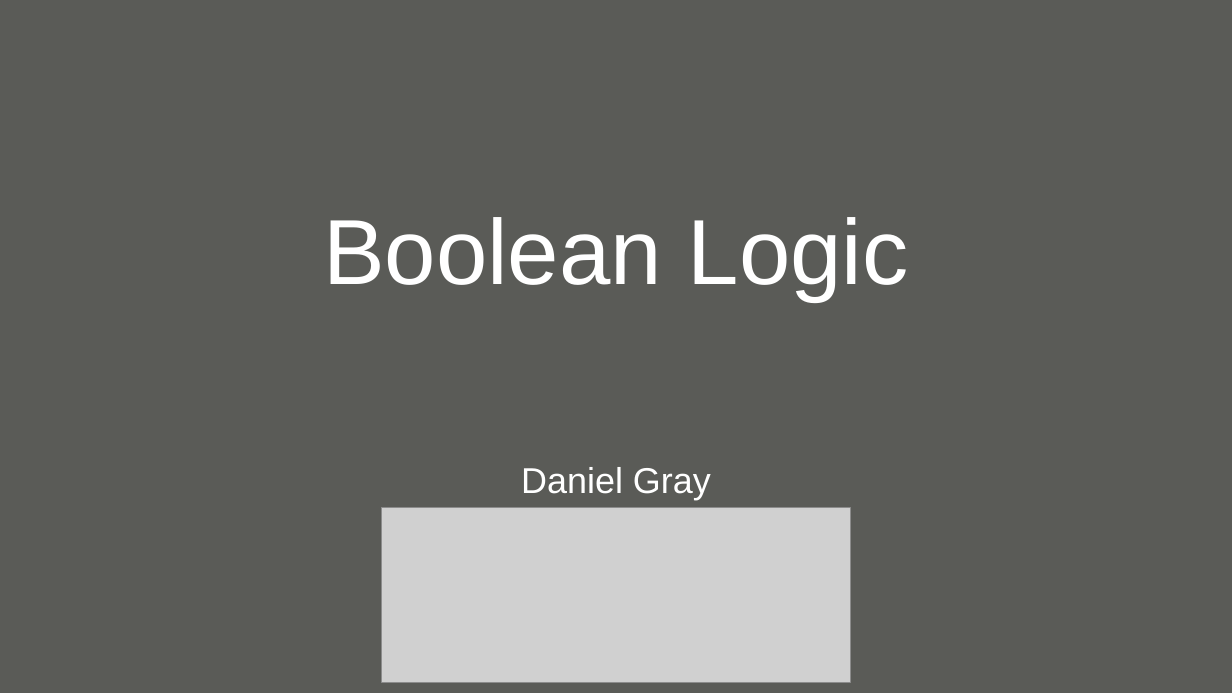
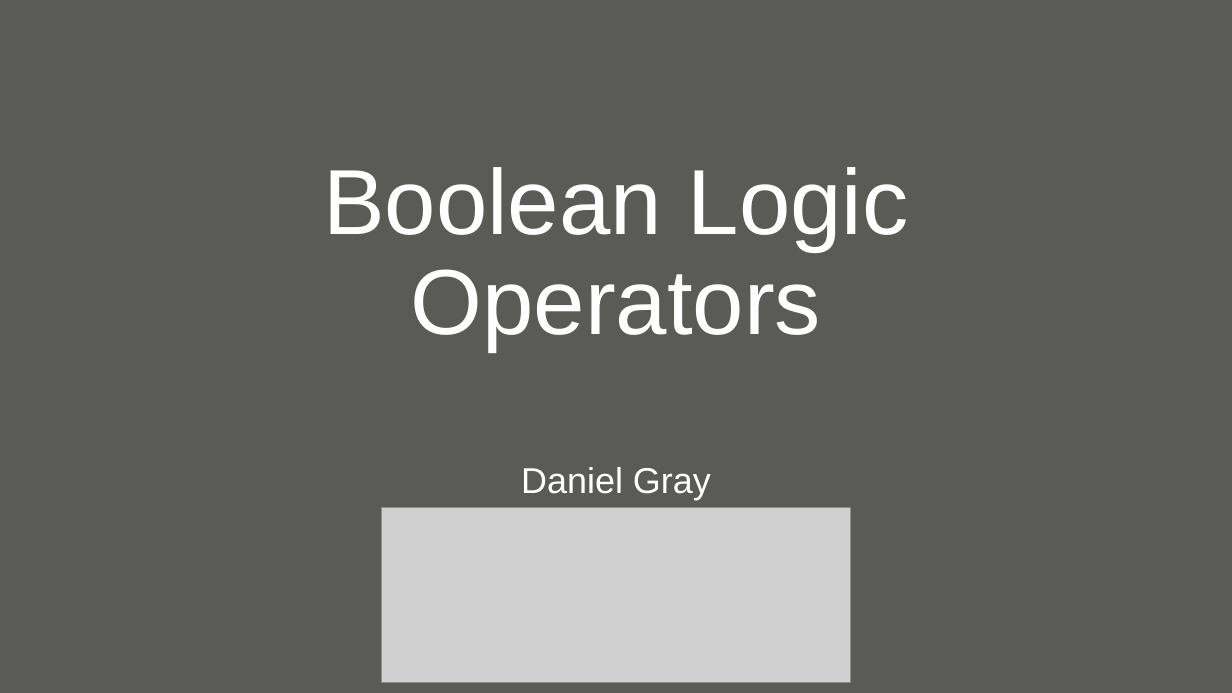
Before and after one commit to null-loop/net-training, a slide deck: slide 21 of CSharpAndDotNet-Part3.odp (slide 11 before the commit). Drawn at 1232x693 pixels with LibreOffice and Linux fonts; fonts in the diff are those of the drawing; grey boxes stand for pictures. Boxes give left, top, right and bottom in pixels: in the first picture for what was removed or moved away, otherwise in the second. Text is boxed around its words. In the diff, an @@ line names an element or a change of style, - is before the commit and + after.

```diff
--- a/CSharpAndDotNet-Part3.odp
+++ b/CSharpAndDotNet-Part3.odp
@@ subtitle at [323,167,909,351]: text changed @@
-Boolean Logic
+Boolean Logic Operators
```
Also in this commit, not shown: 10 slides added, 1 slide removed, 22 other files.
